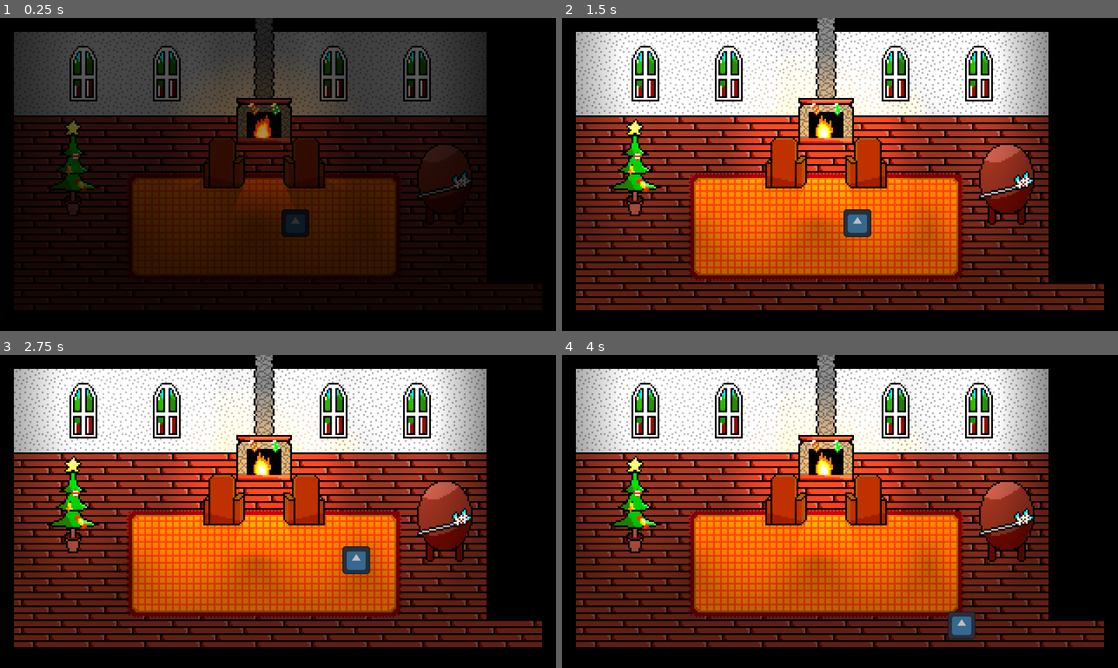
Above: before the commit, frames 1-4 (two rows, left to right).
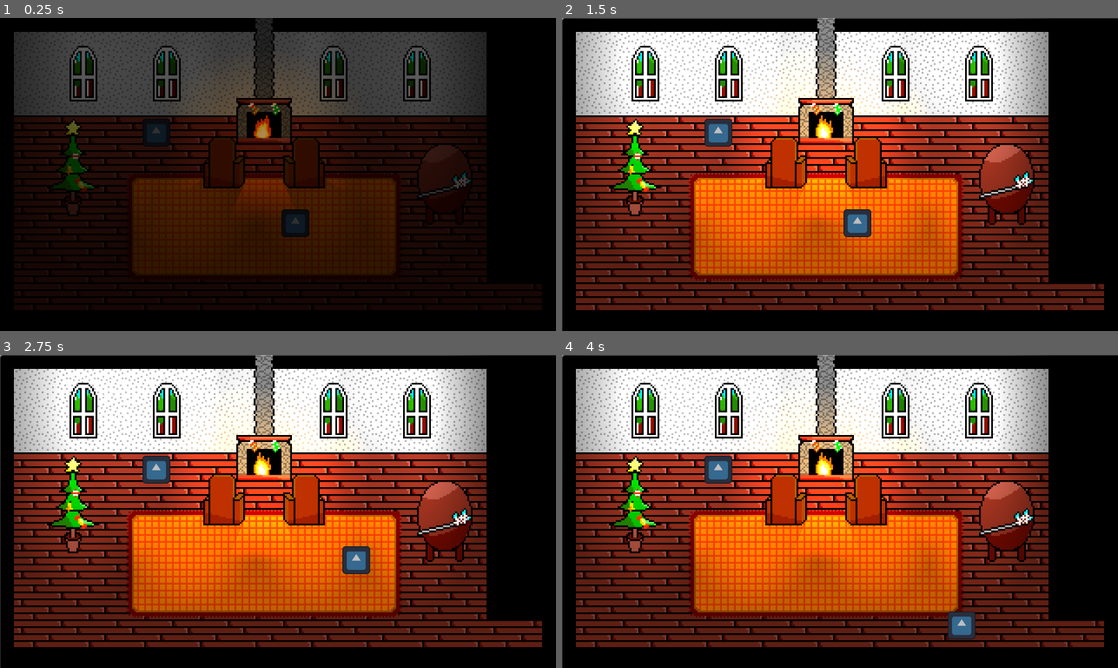
Above: after the commit, the same moments.

Repository: Monwiz/TheChristmasWand
Game: Godot game, scene res://Scenes/home.tscn
Same seed, same stepped clock (60 frames per second), same inputs: the game is played once before the commit and once after it. The engine's default icon, where the game draws it, is replaced by a stand-in: a white triangle on a blue panel in a dark square.
Inputs (mouse positions are in pixels of both pictures, inside the frame that each line leads up to):
- Up to frame 1 (0.25 s): no input
- Up to frame 2 (1.5 s): click (845, 180) at 0.52 s; click (845, 180) at 1.27 s
- Up to frame 3 (2.75 s): tap Enter at 2 s; hold Right (ui_right) from 2.03 s (still down)
- Up to frame 4 (4 s): release Right (ui_right) at 2.78 s; hold Down (ui_down) 2.78-3.53 s; hold Right (ui_right) from 3.53 s (still down)

The runs differ from the first frame. In frame 1, 0.3% of the frame differs, in the area x 25-31%, y 32-42%; in frame 2, 0.8%, in the area x 0-100%, y 0-100%; in frame 3, 0.8%; in frame 4, 0.8%.

Commit message:
Added Dialogue System

Diff:
--- /dev/null
+++ b/Assets/Dialogue/example_dialogue.tres
@@ -0,0 +1,12 @@
+[gd_resource type="Resource" script_class="dialogue" load_steps=4 format=3 uid="uid://b0bos5p2faec3"]
+
+[ext_resource type="Resource" uid="uid://dgg0wxio20s41" path="res://Assets/Dialogue/example_dialogue_1.tres" id="1_1q4yl"]
+[ext_resource type="Script" path="res://Scripts/dialogue.gd" id="1_lfe6w"]
+[ext_resource type="Resource" uid="uid://dgodd0jujm13j" path="res://Assets/Dialogue/example_dialogue_2.tres" id="2_dks07"]
+
+[resource]
+script = ExtResource("1_lfe6w")
+dialogue_line = [["Npc", "This is an example dialogue for testing."], ["Player", "Options next line."], {
+"One": ExtResource("1_1q4yl"),
+"Two": ExtResource("2_dks07")
+}]
--- /dev/null
+++ b/Assets/Dialogue/example_dialogue_1.tres
@@ -0,0 +1,7 @@
+[gd_resource type="Resource" script_class="dialogue" load_steps=2 format=3 uid="uid://dgg0wxio20s41"]
+
+[ext_resource type="Script" path="res://Scripts/dialogue.gd" id="1_oume8"]
+
+[resource]
+script = ExtResource("1_oume8")
+dialogue_line = [["Npc", "Bye."]]
--- /dev/null
+++ b/Assets/Dialogue/example_dialogue_2.tres
@@ -0,0 +1,7 @@
+[gd_resource type="Resource" script_class="dialogue" load_steps=2 format=3 uid="uid://dgodd0jujm13j"]
+
+[ext_resource type="Script" path="res://Scripts/dialogue.gd" id="1_ct4hc"]
+
+[resource]
+script = ExtResource("1_ct4hc")
+dialogue_line = [["Npc", "Farewell."]]
--- /dev/null
+++ b/Assets/Other/dialogue.tres
@@ -0,0 +1,3 @@
+[gd_resource type="Theme" format=3 uid="uid://qagfmr7thawf"]
+
+[resource]
--- /dev/null
+++ b/Assets/Other/theme.tres
@@ -0,0 +1,7 @@
+[gd_resource type="Theme" load_steps=2 format=3 uid="uid://bm1uj230xinon"]
+
+[ext_resource type="FontFile" uid="uid://yr606yefrbse" path="res://Assets/Other/font.ttf" id="1_tj03x"]
+
+[resource]
+default_font = ExtResource("1_tj03x")
+default_font_size = 16
--- /dev/null
+++ b/Characters/npc.tscn
@@ -0,0 +1,44 @@
+[gd_scene load_steps=5 format=3 uid="uid://cdn8tet00w2je"]
+
+[ext_resource type="Script" path="res://Scripts/npc.gd" id="1_khoh8"]
+[ext_resource type="Texture2D" uid="uid://dffij6olj656p" path="res://Assets/Textures/icon.svg" id="2_hgs4n"]
+
+[sub_resource type="RectangleShape2D" id="RectangleShape2D_5rjqt"]
+size = Vector2(16, 8)
+
+[sub_resource type="SpriteFrames" id="SpriteFrames_72ywd"]
+animations = [{
+"frames": [{
+"duration": 1.0,
+"texture": ExtResource("2_hgs4n")
+}],
+"loop": true,
+"name": &"idle",
+"speed": 5.0
+}, {
+"frames": [{
+"duration": 1.0,
+"texture": ExtResource("2_hgs4n")
+}],
+"loop": true,
+"name": &"walking",
+"speed": 5.0
+}]
+
+[node name="Npc" type="Area2D"]
+position = Vector2(97.75, 57.75)
+script = ExtResource("1_khoh8")
+dialogue_line = ["Hello, This is an example of a dialogue.", "Bye."]
+
+[node name="CollisionShape2D" type="CollisionShape2D" parent="."]
+position = Vector2(0, 4)
+scale = Vector2(1.5, 1.5)
+shape = SubResource("RectangleShape2D_5rjqt")
+
+[node name="AnimatedSprite2D" type="AnimatedSprite2D" parent="."]
+light_mask = 0
+scale = Vector2(0.125, 0.125)
+sprite_frames = SubResource("SpriteFrames_72ywd")
+animation = &"walking"
+
+[connection signal="body_entered" from="." to="." method="fetch_dialogue"]
--- a/Scenes/home.tscn
+++ b/Scenes/home.tscn
@@ -1,9 +1,15 @@
-[gd_scene load_steps=27 format=4 uid="uid://bjywvic8b2cu4"]
+[gd_scene load_steps=33 format=4 uid="uid://bjywvic8b2cu4"]
 
 [ext_resource type="Texture2D" uid="uid://c4l31xrcqb8ce" path="res://Assets/Textures/Map/home.png" id="1_gpnea"]
 [ext_resource type="TileSet" uid="uid://dsvqbjkj46vr7" path="res://Assets/Other/home_tilemap.tres" id="1_imncd"]
 [ext_resource type="PackedScene" uid="uid://c11fe2qp480fr" path="res://Characters/player.tscn" id="1_m65b8"]
 [ext_resource type="Script" path="res://Scripts/teleport.gd" id="4_532uf"]
+[ext_resource type="PackedScene" uid="uid://cdn8tet00w2je" path="res://Characters/npc.tscn" id="5_khw1g"]
+[ext_resource type="Resource" uid="uid://b0bos5p2faec3" path="res://Assets/Dialogue/example_dialogue.tres" id="6_o71m7"]
+[ext_resource type="Theme" uid="uid://bm1uj230xinon" path="res://Assets/Other/theme.tres" id="7_cnrgc"]
+[ext_resource type="Theme" uid="uid://qagfmr7thawf" path="res://Assets/Other/dialogue.tres" id="8_auh4a"]
+[ext_resource type="Script" path="res://Scripts/dialogue_box.gd" id="9_7d3ia"]
+[ext_resource type="Script" path="res://Scripts/choices.gd" id="10_hg0uu"]
 
 [sub_resource type="Gradient" id="Gradient_hi3af"]
 colors = PackedColorArray(1, 1, 1, 1, 0, 0, 0, 1)
@@ -154,6 +160,87 @@
 y_sort_enabled = true
 scale = Vector2(4, 4)
 
+[node name="Gui" type="Control" parent="."]
+z_index = 1
+layout_mode = 3
+anchors_preset = 0
+offset_left = 8.0
+offset_top = -8.0
+offset_right = 328.0
+offset_bottom = 172.0
+mouse_filter = 1
+theme = ExtResource("7_cnrgc")
+
+[node name="DialogueRelevant" type="Control" parent="Gui"]
+anchors_preset = 0
+offset_right = 320.0
+offset_bottom = 180.0
+
+[node name="DialogueBox" type="Panel" parent="Gui/DialogueRelevant"]
+visible = false
+layout_mode = 1
+anchors_preset = 7
+anchor_left = 0.5
+anchor_top = 1.0
+anchor_right = 0.5
+anchor_bottom = 1.0
+offset_left = -117.0
+offset_top = -40.0
+offset_right = 117.0
+grow_horizontal = 2
+grow_vertical = 0
+mouse_filter = 2
+theme = ExtResource("8_auh4a")
+script = ExtResource("9_7d3ia")
+
+[node name="Name" type="Label" parent="Gui/DialogueRelevant/DialogueBox"]
+layout_mode = 0
+offset_left = 2.0
+offset_top = 2.0
+offset_right = 48.0
+offset_bottom = 23.0
+text = "Name"
+
+[node name="Dialogue" type="Label" parent="Gui/DialogueRelevant/DialogueBox"]
+layout_mode = 1
+anchors_preset = -1
+anchor_left = 0.00854701
+anchor_top = 0.425
+anchor_right = 0.799145
+anchor_bottom = 0.7125
+offset_right = 277.0
+offset_bottom = 33.5
+grow_vertical = 0
+scale = Vector2(0.5, 0.5)
+text = "This is a placeholder sentence.
+Line Break."
+metadata/_edit_use_anchors_ = true
+
+[node name="Choices" type="VBoxContainer" parent="Gui/DialogueRelevant"]
+visible = false
+z_index = 3
+layout_mode = 0
+offset_left = 111.25
+offset_top = 60.0
+offset_right = 306.25
+offset_bottom = 208.0
+scale = Vector2(0.5, 0.5)
+theme_override_constants/separation = 10
+script = ExtResource("10_hg0uu")
+
+[node name="ClickDetection" type="Button" parent="Gui"]
+layout_mode = 1
+anchors_preset = 15
+anchor_right = 1.0
+anchor_bottom = 1.0
+offset_right = 8.0
+offset_bottom = 8.0
+grow_horizontal = 2
+grow_vertical = 2
+mouse_filter = 1
+action_mode = 0
+flat = true
+
 [node name="Obstacles" type="StaticBody2D" parent="."]
 
 [node name="CollisionPolygon2D" type="CollisionPolygon2D" parent="Obstacles"]
@@ -327,4 +414,8 @@
 }
 autoplay = "fade-in"
 
+[node name="Npc" parent="." node_paths=PackedStringArray("dialogue_box") instance=ExtResource("5_khw1g")]
+dialogue = ExtResource("6_o71m7")
+dialogue_box = NodePath("../Gui/DialogueRelevant/DialogueBox")
+
 [connection signal="body_entered" from="Exit" to="Exit" method="_on_body_entered"]
--- /dev/null
+++ b/Scripts/choices.gd
@@ -0,0 +1,19 @@
+extends VBoxContainer
+
+var held_dialogue
+
+func choices(dictionary:Dictionary):
+	held_dialogue = dictionary
+	for choices in dictionary:
+		var button = Button.new()
+		button.action_mode = BaseButton.ACTION_MODE_BUTTON_PRESS
+		button.name = choices
+		button.text = choices
+		add_child(button)
+		button.connect("button_down",Callable(picked).bind(choices))
+
+func picked(_name):
+	visible = false
+	$"../DialogueBox".branch_dialogue(held_dialogue[_name])
+	for child in get_children():
+		child.queue_free()
--- /dev/null
+++ b/Scripts/dialogue.gd
@@ -0,0 +1,24 @@
+extends Resource
+class_name dialogue
+
+@export var dialogue_line : Array = [["Name","Text"]]
+
+#How to use and make dialogues
+#To use, create a dialogue resource and fill the dialogue_line array.
+#For a single line. Use an array using the following order; ["Name","Text"]
+#For choices. Use a dictionary using the following order; {"Choice":Dialogue Resource}
+#An example of a branching dialogue (In the dialogue line array (Shown in code form);
+#[
+#["Npc","This is a test dialogue."],
+#{
+#"Ignore":[["Player","..."],["Npc","Eh."]],  <-(Should be another dialogue resource but this is an example for this example)
+#"Greet": [["Player","Hello.],["Npc","Hi."]
+#}
+#]
+#
+#The dialogue ends if there is no further items in the array
+#For this example, the dialogue ends on when the Npc says "Eh." for the first choice and "Hi." for the second.
+#
+#After you make one, add the dialogue to the dialogue var of the npc you want it to add to.
+#An example dialogue would be found in the Dialogue folder in the Assets folder.
+#Note:This burns my brain to code.
--- /dev/null
+++ b/Scripts/dialogue_box.gd
@@ -0,0 +1,56 @@
+extends Panel
+
+var current_dialogue = null
+var current_line = 0
+func _ready() -> void:
+	$"../../ClickDetection".connect("button_down",next_line)
+
+func _process(delta: float) -> void:
+	#typewriter, idk
+	if not $Dialogue.visible_ratio >= 1:
+		$Dialogue.visible_characters += 1
+
+func set_dialogue(to_dialogue:dialogue):
+	#sets the dialogue
+	current_line = 0
+	current_dialogue = to_dialogue
+	toggle_panel(true)
+	next_line()
+
+func next_line():
+	print("A")
+	$Dialogue.visible_characters = 0
+	if current_dialogue == null:
+		return
+	#sets the name and dialogue label text to their corresponding name and lines
+	if current_line >= current_dialogue.dialogue_line.size():
+		#turns off the dialogue box
+		toggle_panel(false)
+	elif current_dialogue.dialogue_line[current_line] is Dictionary:
+		#switches the current dialogue to the picked dialogue
+		$"../Choices".choices(current_dialogue.dialogue_line[current_line])
+		$"../Choices".visible = true
+		$"../../ClickDetection".mouse_filter = MOUSE_FILTER_IGNORE
+		toggle_panel(false)
+	else:
+		#passes the data from the dialogue to the labels
+		$Name.text = current_dialogue.dialogue_line[current_line][0]
+		$Dialogue.text = current_dialogue.dialogue_line[current_line][1]
+		current_line += 1
+
+func toggle_panel(toggle):
+	visible = toggle
+	if toggle:
+		mouse_filter = MOUSE_FILTER_STOP
+	else:
+		current_dialogue = null
+		mouse_filter = MOUSE_FILTER_PASS
+
+func branch_dialogue(_dialogue):
+	$"../../ClickDetection".mouse_filter = MOUSE_FILTER_PASS
+	if not _dialogue == null:
+		set_dialogue(_dialogue)
+	else:
+		print("It Works")
+		current_line = 0
+		toggle_panel(false)
--- /dev/null
+++ b/Scripts/npc.gd
@@ -0,0 +1,8 @@
+extends Area2D
+class_name npc
+
+@export var dialogue : dialogue
+@export var dialogue_box : Panel #make this automatic
+
+func fetch_dialogue(body):
+	dialogue_box.set_dialogue(dialogue)
--- a/project.godot
+++ b/project.godot
@@ -45,7 +45,7 @@
 
 [rendering]
 
-textures/canvas_textures/default_texture_filter=0
+textures/canvas_textures/default_texture_filter=3
 renderer/rendering_method="gl_compatibility"
 renderer/rendering_method.mobile="gl_compatibility"
 environment/defaults/default_clear_color=Color(0, 0, 0, 1)
Binary file added: Assets/Other/font.ttf
Not shown, added: Assets/Other/font.ttf.import
Not shown, added: new.txt
